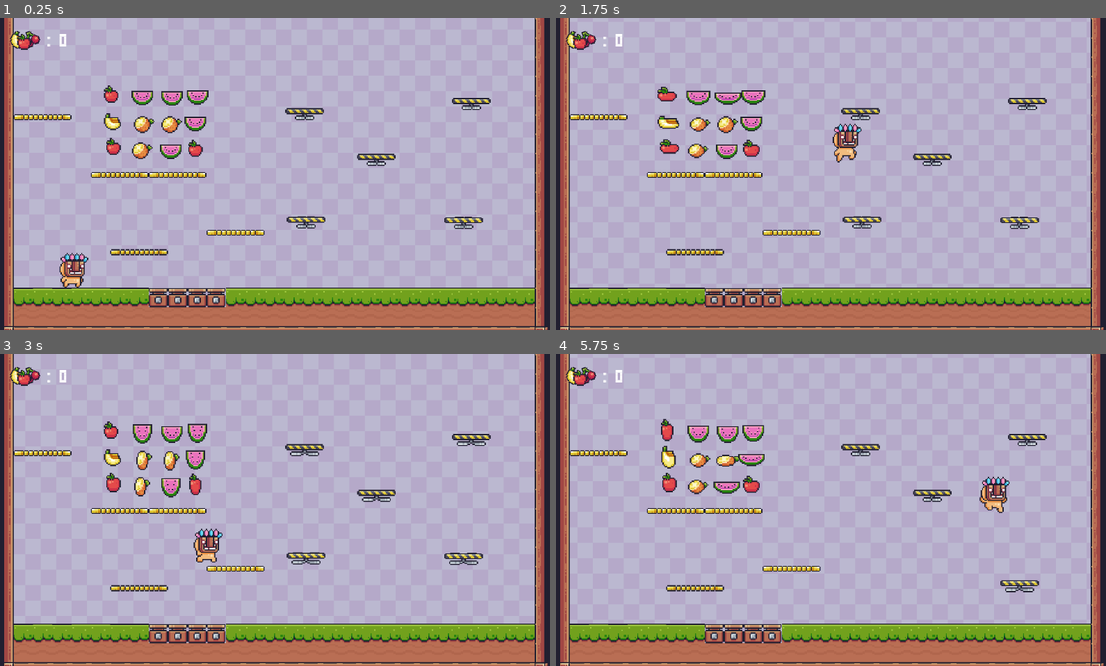
Above: before the commit, frames 1-4 (two rows, left to right).
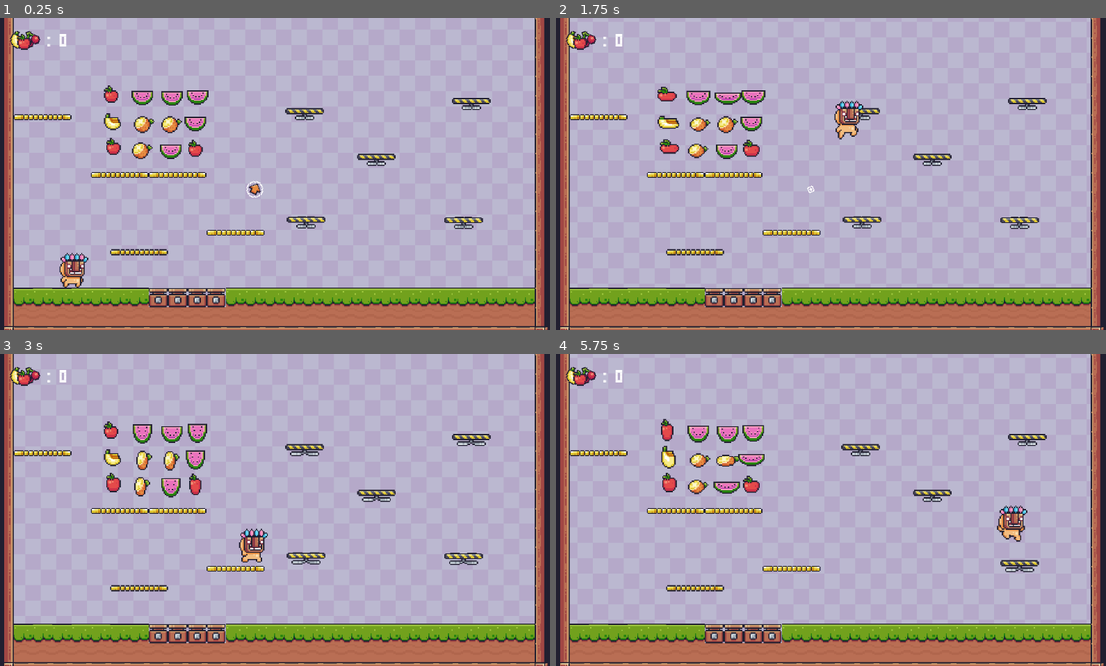
Above: after the commit, the same moments.

Repository: RasyaDevansyah/Platform-Adventure
Game: Godot game, scene res://Scenes/Testing.tscn
The game is run twice, just before and just after one commit, with the same random seed, the same clock (stepped at 60 frames per second) and the same inputs. This scene is started directly instead of the project's main scene.
Inputs (mouse positions are in pixels of both pictures, inside the frame that each line leads up to):
- Up to frame 1 (0.25 s): no input
- Up to frame 2 (1.75 s): move the mouse to (952, 158) at 0.52 s; hold D (right) from 0.53 s (still down); tap Space (jump) at 0.77, 1.52 s; move the mouse to (715, 189) at 1.27 s
- Up to frame 3 (3 s): move the mouse to (330, 441) at 2.02 s; release D (right) at 2.03 s; hold A (left) 2.03-2.78 s; move the mouse to (242, 572) at 2.77 s; hold D (right) from 2.78 s (still down)
- Up to frame 4 (5.75 s): tap Space (jump) at 3.02, 3.77, 4.52 s; move the mouse to (996, 556) at 3.52 s; move the mouse to (660, 463) at 4.27 s; release D (right) at 4.28 s; hold A (left) 4.28-5.03 s; move the mouse to (858, 510) at 5.02 s; hold D (right) from 5.03 s (still down)

The runs differ from the first frame. In frame 1, less than 0.1% of the frame differs, in the area x 44-48%, y 52-58%; in frame 2, 0.8%; in frame 3, 0.9%; in frame 4, 1.3%, in the area x 76-88%, y 39-77%.

Commit message:
ArrowBoost

Diff:
--- a/Prefab/PuluPuluGuy.tscn
+++ b/Prefab/PuluPuluGuy.tscn
@@ -685,13 +685,14 @@
 scale = Vector2(3, 3)
 disable_mode = 1
 collision_mask = 7
+platform_on_leave = 2
 script = ExtResource("1_13fao")
 
 [node name="AnimatedSprite2D" type="AnimatedSprite2D" parent="." groups=["Player"]]
 process_mode = 1
 sprite_frames = SubResource("SpriteFrames_klpxg")
 animation = &"Idle"
-frame = 2
+frame = 1
 
 [node name="AnimationPlayer" type="AnimationPlayer" parent="."]
 process_mode = 1
--- /dev/null
+++ b/Prefab/arrow_boost.tscn
@@ -0,0 +1,136 @@
+[gd_scene load_steps=20 format=3 uid="uid://uapaamo1gbb4"]
+
+[ext_resource type="Script" path="res://Scripts/arrow_boost.gd" id="1_c7vb1"]
+[ext_resource type="Texture2D" uid="uid://b4e8tbk72q34o" path="res://Assets/Traps/Arrow/Hit (18x18).png" id="1_fchdv"]
+[ext_resource type="Texture2D" uid="uid://dqx6uupl2ac2s" path="res://Assets/Traps/Arrow/Idle (18x18).png" id="2_68j8l"]
+
+[sub_resource type="AtlasTexture" id="AtlasTexture_6pp5m"]
+atlas = ExtResource("1_fchdv")
+region = Rect2(0, 0, 18, 18)
+
+[sub_resource type="AtlasTexture" id="AtlasTexture_v3elb"]
+atlas = ExtResource("1_fchdv")
+region = Rect2(18, 0, 18, 18)
+
+[sub_resource type="AtlasTexture" id="AtlasTexture_k60sj"]
+atlas = ExtResource("1_fchdv")
+region = Rect2(36, 0, 18, 18)
+
+[sub_resource type="AtlasTexture" id="AtlasTexture_d3xfw"]
+atlas = ExtResource("1_fchdv")
+region = Rect2(54, 0, 18, 18)
+
+[sub_resource type="AtlasTexture" id="AtlasTexture_js3tw"]
+atlas = ExtResource("2_68j8l")
+region = Rect2(0, 0, 18, 18)
+
+[sub_resource type="AtlasTexture" id="AtlasTexture_2jvp4"]
+atlas = ExtResource("2_68j8l")
+region = Rect2(18, 0, 18, 18)
+
+[sub_resource type="AtlasTexture" id="AtlasTexture_fgftv"]
+atlas = ExtResource("2_68j8l")
+region = Rect2(36, 0, 18, 18)
+
+[sub_resource type="AtlasTexture" id="AtlasTexture_f0qmh"]
+atlas = ExtResource("2_68j8l")
+region = Rect2(54, 0, 18, 18)
+
+[sub_resource type="AtlasTexture" id="AtlasTexture_x86y1"]
+atlas = ExtResource("2_68j8l")
+region = Rect2(72, 0, 18, 18)
+
+[sub_resource type="AtlasTexture" id="AtlasTexture_nbpas"]
+atlas = ExtResource("2_68j8l")
+region = Rect2(90, 0, 18, 18)
+
+[sub_resource type="AtlasTexture" id="AtlasTexture_5eo2q"]
+atlas = ExtResource("2_68j8l")
+region = Rect2(108, 0, 18, 18)
+
+[sub_resource type="AtlasTexture" id="AtlasTexture_5ehos"]
+atlas = ExtResource("2_68j8l")
+region = Rect2(126, 0, 18, 18)
+
+[sub_resource type="AtlasTexture" id="AtlasTexture_dmei3"]
+atlas = ExtResource("2_68j8l")
+region = Rect2(144, 0, 18, 18)
+
+[sub_resource type="AtlasTexture" id="AtlasTexture_pkm78"]
+atlas = ExtResource("2_68j8l")
+region = Rect2(162, 0, 18, 18)
+
+[sub_resource type="SpriteFrames" id="SpriteFrames_vr8wg"]
+animations = [{
+"frames": [{
+"duration": 1.0,
+"texture": SubResource("AtlasTexture_6pp5m")
+}, {
+"duration": 1.0,
+"texture": SubResource("AtlasTexture_v3elb")
+}, {
+"duration": 1.0,
+"texture": SubResource("AtlasTexture_k60sj")
+}, {
+"duration": 1.0,
+"texture": SubResource("AtlasTexture_d3xfw")
+}],
+"loop": false,
+"name": &"Hit",
+"speed": 20.0
+}, {
+"frames": [{
+"duration": 1.0,
+"texture": SubResource("AtlasTexture_js3tw")
+}, {
+"duration": 1.0,
+"texture": SubResource("AtlasTexture_2jvp4")
+}, {
+"duration": 1.0,
+"texture": SubResource("AtlasTexture_fgftv")
+}, {
+"duration": 1.0,
+"texture": SubResource("AtlasTexture_f0qmh")
+}, {
+"duration": 1.0,
+"texture": SubResource("AtlasTexture_x86y1")
+}, {
+"duration": 1.0,
+"texture": SubResource("AtlasTexture_nbpas")
+}, {
+"duration": 1.0,
+"texture": SubResource("AtlasTexture_5eo2q")
+}, {
+"duration": 1.0,
+"texture": SubResource("AtlasTexture_5ehos")
+}, {
+"duration": 1.0,
+"texture": SubResource("AtlasTexture_dmei3")
+}, {
+"duration": 1.0,
+"texture": SubResource("AtlasTexture_pkm78")
+}],
+"loop": true,
+"name": &"Idle",
+"speed": 20.0
+}]
+
+[sub_resource type="CircleShape2D" id="CircleShape2D_h5ttv"]
+radius = 8.06226
+
+[node name="ArrowBoost" type="Node2D"]
+script = ExtResource("1_c7vb1")
+
+[node name="AnimatedSprite2D" type="AnimatedSprite2D" parent="."]
+sprite_frames = SubResource("SpriteFrames_vr8wg")
+animation = &"Idle"
+autoplay = "Idle"
+frame_progress = 0.758858
+
+[node name="Area2D" type="Area2D" parent="."]
+
+[node name="CollisionShape2D" type="CollisionShape2D" parent="Area2D"]
+shape = SubResource("CircleShape2D_h5ttv")
+
+[connection signal="animation_finished" from="AnimatedSprite2D" to="." method="_on_animated_sprite_2d_animation_finished"]
+[connection signal="body_entered" from="Area2D" to="." method="_on_area_2d_body_entered"]
--- a/Prefab/falling_platform.tscn
+++ b/Prefab/falling_platform.tscn
@@ -58,10 +58,8 @@
 [sub_resource type="RectangleShape2D" id="RectangleShape2D_njv5l"]
 size = Vector2(32, 10)
 
-[sub_resource type="Animation" id="Animation_tw2j3"]
-resource_name = "SteppedOn"
-length = 0.06
-step = 0.01
+[sub_resource type="Animation" id="Animation_r5vh7"]
+resource_name = "Fall"
 tracks/0/type = "value"
 tracks/0/imported = false
 tracks/0/enabled = true
@@ -69,22 +67,10 @@
 tracks/0/interp = 1
 tracks/0/loop_wrap = true
 tracks/0/keys = {
-"times": PackedFloat32Array(0, 0.02, 0.04, 0.06),
-"transitions": PackedFloat32Array(1, 1, 1, 1),
+"times": PackedFloat32Array(0, 1),
+"transitions": PackedFloat32Array(2.92817, 2.92817),
 "update": 0,
-"values": [Vector2(0, 1), Vector2(0, 3), Vector2(0, 1), Vector2(0, 0)]
-}
-tracks/1/type = "value"
-tracks/1/imported = false
-tracks/1/enabled = true
-tracks/1/path = NodePath("AnimatableBody2D/TriggerBox/CollisionShape2D:shape:size")
-tracks/1/interp = 1
-tracks/1/loop_wrap = true
-tracks/1/keys = {
-"times": PackedFloat32Array(0, 0.02, 0.04, 0.06),
-"transitions": PackedFloat32Array(1, 1, 1, 1),
-"update": 0,
-"values": [Vector2(32, 2), Vector2(32, 5), Vector2(32, 5), Vector2(32, 2)]
+"values": [Vector2(0, 0), Vector2(0, 425)]
 }
 
 [sub_resource type="Animation" id="Animation_lcg72"]
@@ -114,8 +100,10 @@
 "values": [Vector2(32, 2)]
 }
 
-[sub_resource type="Animation" id="Animation_r5vh7"]
-resource_name = "Fall"
+[sub_resource type="Animation" id="Animation_tw2j3"]
+resource_name = "SteppedOn"
+length = 0.06
+step = 0.01
 tracks/0/type = "value"
 tracks/0/imported = false
 tracks/0/enabled = true
@@ -123,10 +111,22 @@
 tracks/0/interp = 1
 tracks/0/loop_wrap = true
 tracks/0/keys = {
-"times": PackedFloat32Array(0, 1),
-"transitions": PackedFloat32Array(2.92817, 2.92817),
+"times": PackedFloat32Array(0, 0.02, 0.04, 0.06),
+"transitions": PackedFloat32Array(1, 1, 1, 1),
 "update": 0,
-"values": [Vector2(0, 0), Vector2(0, 425)]
+"values": [Vector2(0, 1), Vector2(0, 3), Vector2(0, 1), Vector2(0, 0)]
+}
+tracks/1/type = "value"
+tracks/1/imported = false
+tracks/1/enabled = true
+tracks/1/path = NodePath("AnimatableBody2D/TriggerBox/CollisionShape2D:shape:size")
+tracks/1/interp = 1
+tracks/1/loop_wrap = true
+tracks/1/keys = {
+"times": PackedFloat32Array(0, 0.02, 0.04, 0.06),
+"transitions": PackedFloat32Array(1, 1, 1, 1),
+"update": 0,
+"values": [Vector2(32, 2), Vector2(32, 5), Vector2(32, 5), Vector2(32, 2)]
 }
 
 [sub_resource type="AnimationLibrary" id="AnimationLibrary_5ry1e"]
--- a/Prefab/fireBlock.tscn
+++ b/Prefab/fireBlock.tscn
@@ -279,12 +279,11 @@
 
 [node name="CollisionShape2D" type="CollisionShape2D" parent="TriggerBox"]
 position = Vector2(0, -0.4)
-scale = Vector2(1, 1)
 shape = SubResource("RectangleShape2D_1xjvv")
 debug_color = Color(0.988235, 0, 0.309804, 0.419608)
 
 [node name="fireDuration" type="Timer" parent="."]
-wait_time = 4.0
+wait_time = 3.0
 one_shot = true
 
 [connection signal="animation_finished" from="AnimationPlayer" to="." method="_on_animation_player_animation_finished"]
--- a/Scenes/Testing.tscn
+++ b/Scenes/Testing.tscn
@@ -63,6 +63,9 @@
 [ext_resource type="PackedScene" uid="uid://i8wd6xdw1muy" path="res://Prefab/falling_platform.tscn" id="63_ihrji"]
 [ext_resource type="Texture2D" uid="uid://2u8usj3ptueg" path="res://Assets/Traps/Trampoline/Jump (28x28).png" id="63_jdncm"]
 [ext_resource type="Texture2D" uid="uid://df70s74fx62im" path="res://Assets/Traps/Spikes/Idle.png" id="64_c5p18"]
+[ext_resource type="PackedScene" uid="uid://uapaamo1gbb4" path="res://Prefab/arrow_boost.tscn" id="64_rnen1"]
+[ext_resource type="Texture2D" uid="uid://bg47nfpvkxena" path="res://Assets/Traps/Spiked Ball/Chain.png" id="65_c8lar"]
+[ext_resource type="Texture2D" uid="uid://bfve15fw07p52" path="res://Assets/Traps/Spiked Ball/Spiked Ball.png" id="66_2o25c"]
 
 [sub_resource type="Animation" id="Animation_2m8nc"]
 resource_name = "MovingBackground"
@@ -111,8 +114,8 @@
 anchor_bottom = 1.0
 offset_left = -26.0
 offset_top = -64.0
-offset_right = 36389.0
-offset_bottom = 20584.0
+offset_right = 42149.0
+offset_bottom = 23824.0
 grow_horizontal = 2
 grow_vertical = 2
 texture = ExtResource("1_ml0hq")
@@ -413,34 +416,49 @@
 position = Vector2(1260, -760)
 texture = ExtResource("64_c5p18")
 
-[node name="FireBlock" parent="." instance=ExtResource("63_858s2")]
+[node name="Chain" type="Sprite2D" parent="Assets"]
+position = Vector2(1545, -722)
+texture = ExtResource("65_c8lar")
+
+[node name="SpikedBall" type="Sprite2D" parent="Assets"]
+position = Vector2(1517, -740)
+texture = ExtResource("66_2o25c")
+
+[node name="Traps" type="Node" parent="."]
+
+[node name="FireBlock" parent="Traps" instance=ExtResource("63_858s2")]
 position = Vector2(340, 561)
 
-[node name="FireBlock2" parent="." instance=ExtResource("63_858s2")]
+[node name="FireBlock2" parent="Traps" instance=ExtResource("63_858s2")]
 position = Vector2(380, 561)
 
-[node name="FireBlock3" parent="." instance=ExtResource("63_858s2")]
+[node name="FireBlock3" parent="Traps" instance=ExtResource("63_858s2")]
 position = Vector2(420, 561)
 
-[node name="FireBlock4" parent="." instance=ExtResource("63_858s2")]
+[node name="FireBlock4" parent="Traps" instance=ExtResource("63_858s2")]
 position = Vector2(459, 561)
 
-[node name="FallingPlatform" parent="." instance=ExtResource("63_ihrji")]
+[node name="FallingPlatform" parent="Traps" instance=ExtResource("63_ihrji")]
 position = Vector2(643, 200)
 scale = Vector2(2.5, 2.5)
 
-[node name="FallingPlatform2" parent="." instance=ExtResource("63_ihrji")]
+[node name="FallingPlatform2" parent="Traps" instance=ExtResource("63_ihrji")]
 position = Vector2(792, 295)
 scale = Vector2(2.5, 2.5)
 
-[node name="FallingPlatform3" parent="." instance=ExtResource("63_ihrji")]
+[node name="FallingPlatform3" parent="Traps" instance=ExtResource("63_ihrji")]
 position = Vector2(973, 426)
 scale = Vector2(2.5, 2.5)
 
-[node name="FallingPlatform4" parent="." instance=ExtResource("63_ihrji")]
+[node name="FallingPlatform4" parent="Traps" instance=ExtResource("63_ihrji")]
 position = Vector2(989, 179)
 scale = Vector2(2.5, 2.5)
 
-[node name="FallingPlatform5" parent="." instance=ExtResource("63_ihrji")]
+[node name="FallingPlatform5" parent="Traps" instance=ExtResource("63_ihrji")]
 position = Vector2(646, 425)
 scale = Vector2(2.5, 2.5)
+
+[node name="ArrowBoost" parent="Traps" instance=ExtResource("64_rnen1")]
+position = Vector2(540, 356)
+rotation = 0.457276
+scale = Vector2(2.5, 2.5)
--- /dev/null
+++ b/Scripts/arrow_boost.gd
@@ -0,0 +1,21 @@
+extends Node2D
+
+@onready var animatedSprite2D : AnimatedSprite2D = $AnimatedSprite2D
+@export var launchPower : float = 500
+@export var oneShot : bool = true
+
+func _on_area_2d_body_entered(body):
+	if body.is_in_group("Player"):
+		var dir = global_transform.basis_xform(Vector2.UP)
+		var player : CharacterBody2D = body
+		player.velocity = dir * launchPower
+		animatedSprite2D.play("Hit")
+
+
+
+func _on_animated_sprite_2d_animation_finished():
+	if oneShot:
+		queue_free()
+		return
+	else:
+		animatedSprite2D.play("Idle")
--- a/Scripts/fireBlock.gd
+++ b/Scripts/fireBlock.gd
@@ -11,7 +11,7 @@
 
 func _on_animation_player_animation_finished(anim_name):
 	if anim_name == "Triggered":
-		await get_tree().create_timer(2.0).timeout
+		await get_tree().create_timer(0.5).timeout
 		animationPlayer.play("On")
 		fireDuration.start()
 
Not shown: 1 places in Scenes/Testing.tscn that only renumber resources
